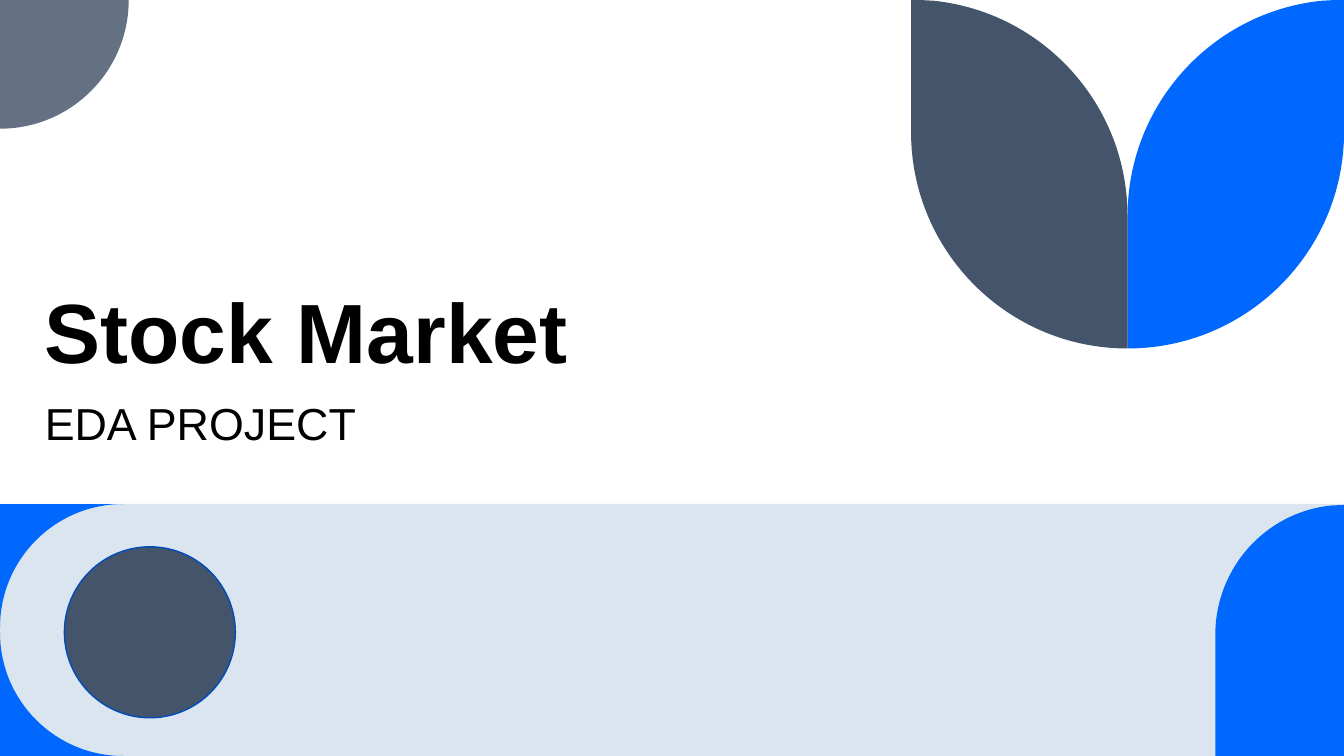
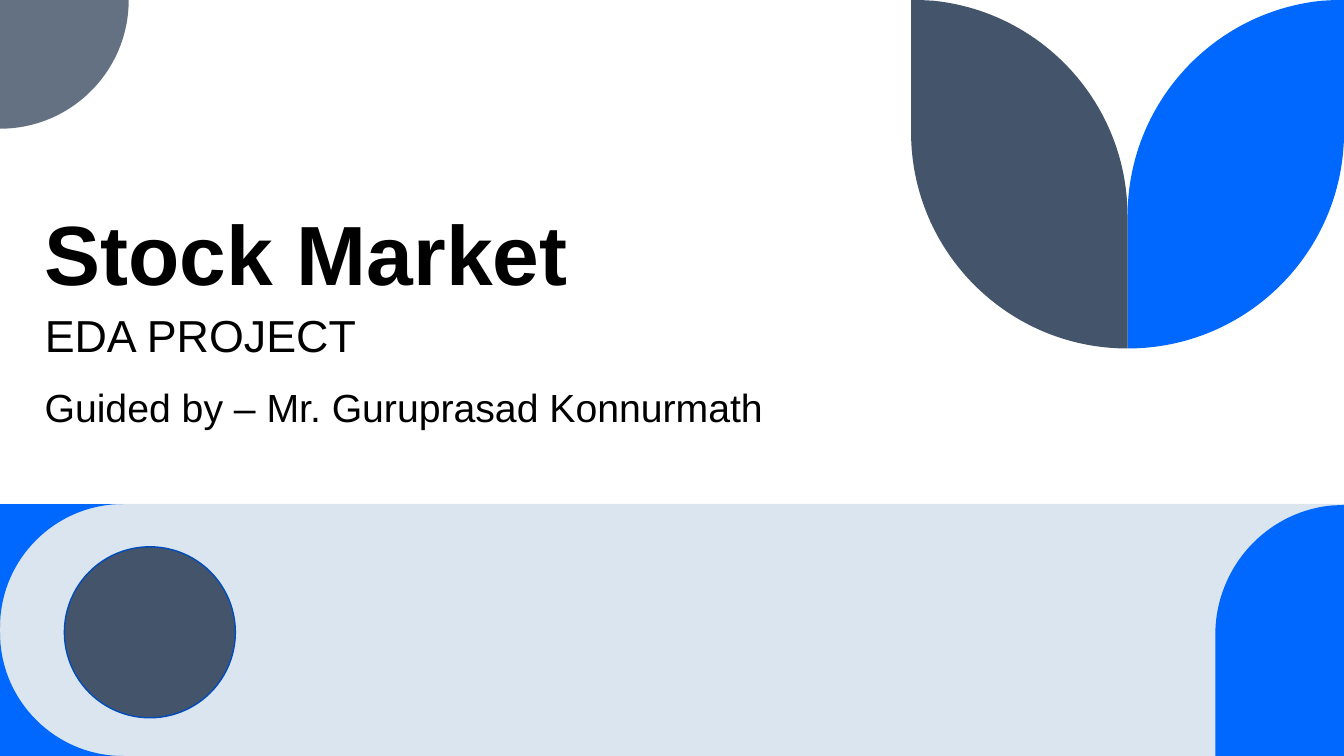
Before and after one commit to Vatsmanglam/Stock-Market-Prediction, a slide deck: slide 1 of project.pptx. Drawn at 1344x756 pixels with LibreOffice and Linux fonts; fonts in the diff are those of the drawing. Boxes give left, top, right and bottom in pixels: in the first picture for what was removed or moved away, otherwise in the second. Text is boxed around its words. In the diff, an @@ line names an element or a change of style, - is before the commit and + after.

Commit message:
update project ppt

```diff
--- a/project.pptx
+++ b/project.pptx
@@ title "Stock Market": place and size @@
-title "Stock Market" at bbox=[45, 302, 568, 364]
+title "Stock Market" at bbox=[45, 224, 568, 286]
@@ subtitle "EDA PROJECT": place and size @@
-subtitle "EDA PROJECT" at bbox=[45, 408, 356, 441]
+subtitle "EDA PROJECT" at bbox=[45, 320, 356, 353]
@@ text added at bbox=[45, 393, 762, 430], 28 pt, text #000000 @@
+Guided by – Mr. Guruprasad Konnurmath
```
Also in this commit, not shown: 3 other slides changed.
